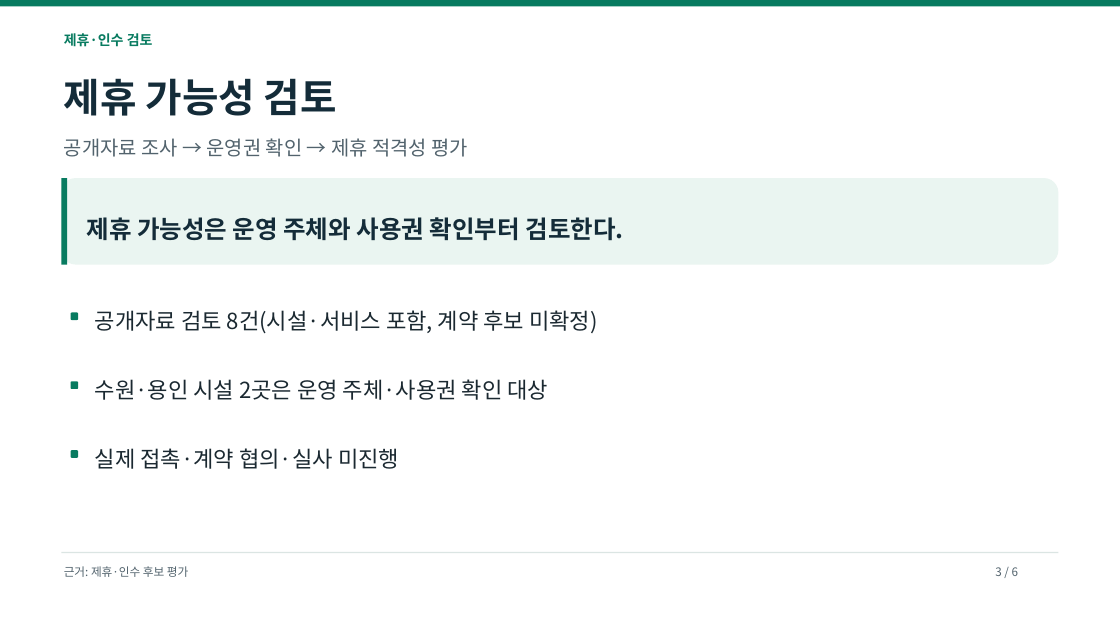
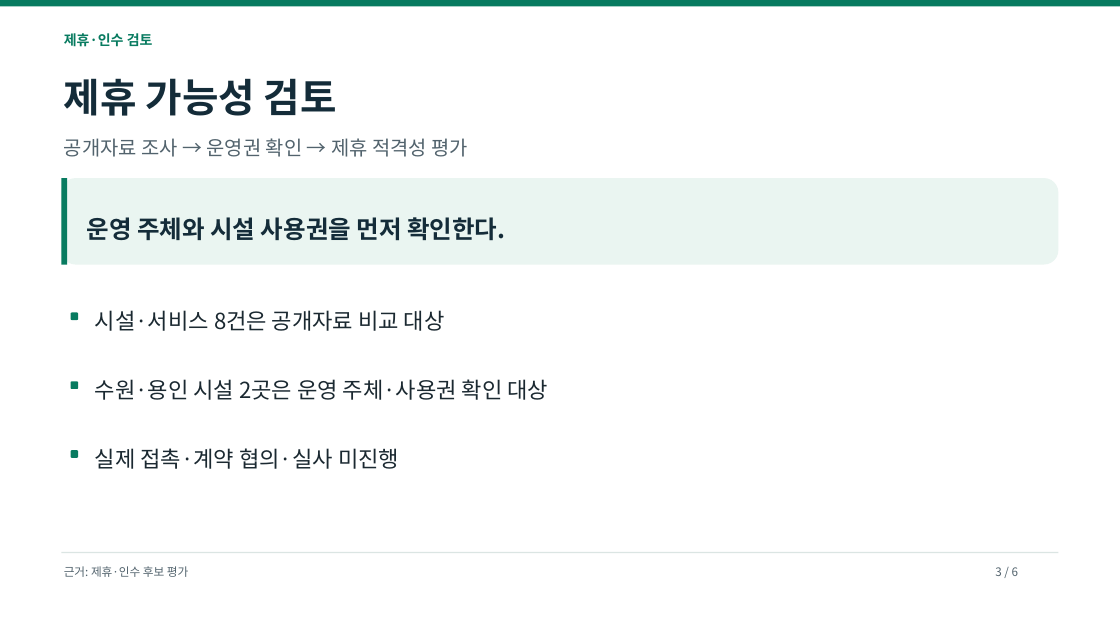
Before and after one commit to dohyunkimmm/footmate-case-study, a slide deck: slide 3 of src/case-study/downloads/footmate_strategy_p0_p2.pptx. Drawn at 1120x630 pixels with LibreOffice and Linux fonts; fonts in the diff are those of the drawing. Boxes give left, top, right and bottom in pixels: in the first picture for what was removed or moved away, otherwise in the second. Text is boxed around its words. In the diff, an @@ line names an element or a change of style, - is before the commit and + after.

```diff
--- a/src/case-study/downloads/footmate_strategy_p0_p2.pptx
+++ b/src/case-study/downloads/footmate_strategy_p0_p2.pptx
@@ text at [87,217,505,241]: text changed @@
-제휴 가능성은 운영 주체와 사용권 확인부터 검토한다.
+운영 주체와 시설 사용권을 먼저 확인한다.
@@ text at [95,310,445,331]: text changed @@
-공개자료 검토 8건(시설·서비스 포함, 계약 후보 미확정)
+시설·서비스 8건은 공개자료 비교 대상
```
Also in this commit, not shown: 1 other slide changed, 7 other files.
